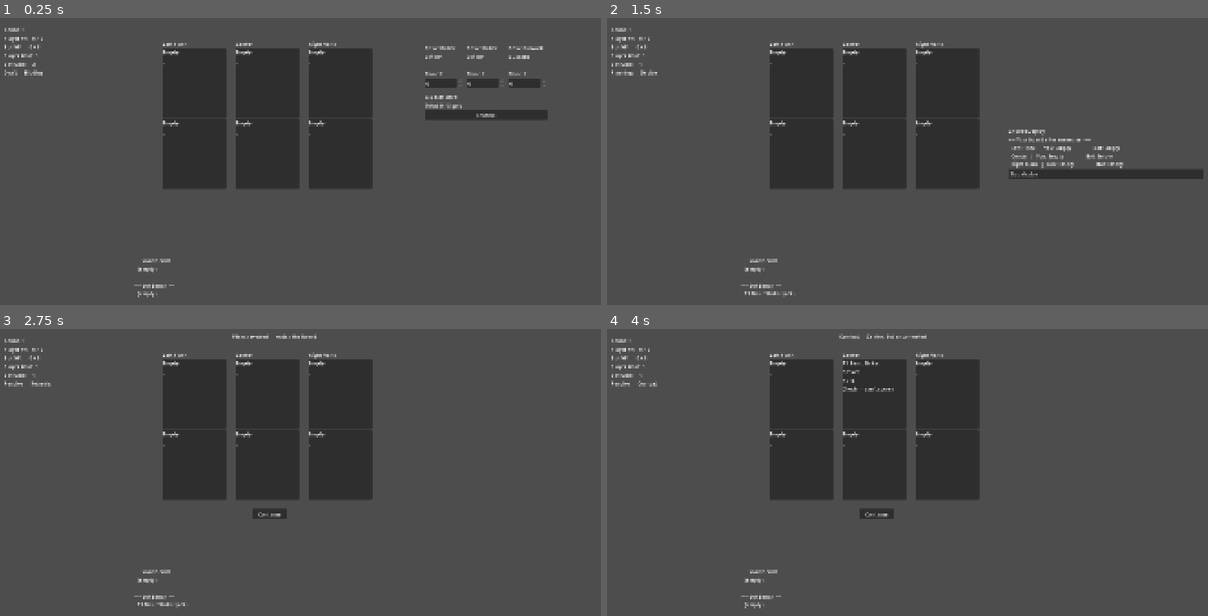
Above: before the commit, frames 1-4 (two rows, left to right).
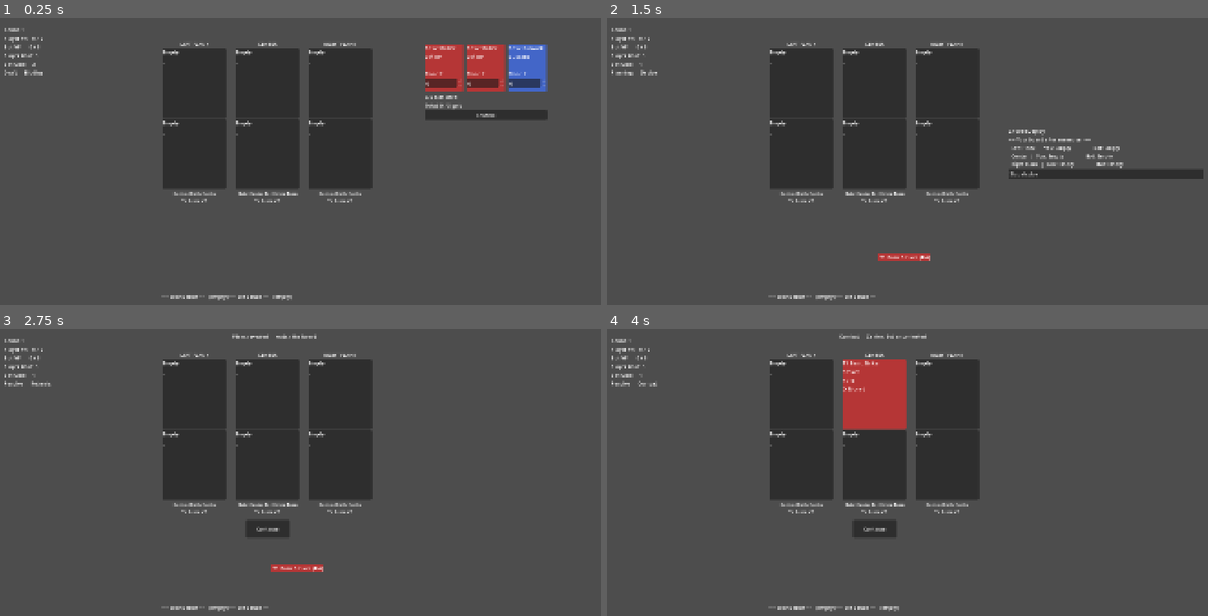
Above: after the commit, the same moments.

Repository: ReeseHerron/PocketTeactics
Game: Godot game, scene res://scenes/Main.tscn
Same seed, same stepped clock (60 frames per second), same inputs: the game is played once before the commit and once after it. This scene is started directly instead of the project's main scene.
Inputs:
- Up to frame 1 (0.25 s): no input
- Up to frame 2 (1.5 s): click "Confirm" at 0.5 s; click "Skip (do nothing)" at 1.25 s
- Up to frame 3 (2.75 s): click "Skip deploy" at 2 s
- Up to frame 4 (4 s): click "Continue" at 2.75 s; click "Continue" at 3.5 s

The runs differ from the first frame. In frame 1, 4.1% of the frame differs, in the area x 22-92%, y 7-99%; in frame 2, 1.1%; in frame 3, 1.6%; in frame 4, 4.0%.

Commit message:
Color Version

Diff:
--- a/lane-battler/autoload/EventBus.gd
+++ b/lane-battler/autoload/EventBus.gd
@@ -37,6 +37,7 @@
 # ── Board / Bench ────────────────────────────────────────────────────────────
 signal board_changed()
 signal bench_changed(player_id: int)
+signal unit_benched(player_id: int)
 
 
 # ── Combat / Resolution ──────────────────────────────────────────────────────
--- a/lane-battler/autoload/RoundManager.gd
+++ b/lane-battler/autoload/RoundManager.gd
@@ -56,6 +56,7 @@
 	_action_executor = ActionExecutor.new()
 	_economy_manager = EconomyManager.new()
 	_bot            = Bot.new()
+	EventBus.unit_benched.connect(_on_unit_benched)
 
 
 func start_match(roster_a: Array, roster_b: Array) -> void:
@@ -155,6 +156,7 @@
 			var new_unit := UnitInstance.new(unit_data, winner)
 			GameState.bench[winner].append(new_unit)
 			EventBus.bench_changed.emit(winner)
+			EventBus.unit_benched.emit(winner)
 
 		results.append({
 			"unit_index": i,
@@ -415,6 +417,22 @@
 
 
 # ── Player submission functions (called by UI) ────────────────────────────────
+func _on_unit_benched(player_id: int) -> void:
+	_try_fuse(player_id)
+
+
+func _try_fuse(player_id: int) -> void:
+	var events: Array = _fusion_checker.check_and_fuse(player_id)
+	for e in events:
+		var who: String = "Player" if e.player_id == 0 else "Bot"
+		print("  FUSION: %s fused %s + %s + %s → %s" % [
+			who,
+			e.consumed[0].display_str(),
+			e.consumed[1].display_str(),
+			e.consumed[2].display_str(),
+			e.result.display_str(),
+		])
+
 func submit_continue() -> void:
 	call_deferred("advance")
 
--- a/lane-battler/data/units/UnitData.gd
+++ b/lane-battler/data/units/UnitData.gd
@@ -59,6 +59,12 @@
 
 
 # ── Helpers ───────────────────────────────────────────────────────────────────
+func get_color() -> Color:
+	match unit_type:
+		UnitType.STRIKER:   return Color(0.71, 0.212, 0.21, 1.0)
+		UnitType.BULWARK:   return Color(0.263, 0.399, 0.784, 1.0)
+		UnitType.TACTICIAN: return Color(0.217, 0.631, 0.357, 1.0)
+	return Color(0.2, 0.2, 0.2)
 
 func get_max_might() -> int:
 	if base_might > 0:
@@ -66,7 +72,7 @@
 	# Fallback in case base_might wasn't set in the inspector.
 	match tier:
 		1: return 4
-		2: return 6
+		2: return 7
 		3: return 10
 	return 4
 
--- a/lane-battler/data/units/t2_basic_bulwark.tres
+++ b/lane-battler/data/units/t2_basic_bulwark.tres
@@ -9,6 +9,6 @@
 display_name = "Basic Bulwark"
 unit_type = 2
 tier = 2
-base_might = 6
+base_might = 7
 floor_cost = 3
 metadata/_custom_type_script = "uid://c2jkvnhuwwiy3"
--- a/lane-battler/data/units/t2_basic_striker.tres
+++ b/lane-battler/data/units/t2_basic_striker.tres
@@ -8,6 +8,6 @@
 fusion_group_id = 1
 display_name = "Basic Striker"
 tier = 2
-base_might = 6
+base_might = 7
 floor_cost = 3
 metadata/_custom_type_script = "uid://c2jkvnhuwwiy3"
--- a/lane-battler/data/units/t2_basic_tactician.tres
+++ b/lane-battler/data/units/t2_basic_tactician.tres
@@ -9,6 +9,6 @@
 display_name = "Basic Tactician"
 unit_type = 1
 tier = 2
-base_might = 6
+base_might = 7
 floor_cost = 3
 metadata/_custom_type_script = "uid://c2jkvnhuwwiy3"
--- a/lane-battler/scenes/Main.tscn
+++ b/lane-battler/scenes/Main.tscn
@@ -66,7 +66,8 @@
 
 [node name="LaneLabel" type="Label" parent="BoardPanel/HBoxContainer/LaneLeft" unique_id=88514713]
 layout_mode = 2
-text = "Left Flank"
+text = "LEFT FLANK"
+horizontal_alignment = 1
 
 [node name="BotSlot" parent="BoardPanel/HBoxContainer/LaneLeft" unique_id=1139924275 instance=ExtResource("4_c01mt")]
 layout_mode = 2
@@ -74,12 +75,20 @@
 [node name="PlayerSlot" parent="BoardPanel/HBoxContainer/LaneLeft" unique_id=1379063949 instance=ExtResource("4_c01mt")]
 layout_mode = 2
 
+[node name="ScoringLabel" type="Label" parent="BoardPanel/HBoxContainer/LaneLeft" unique_id=1313592164]
+layout_mode = 2
+theme_override_font_sizes/font_size = 14
+text = "Control Both Flanks
+To Score VP"
+horizontal_alignment = 1
+
 [node name="LaneCenter" type="VBoxContainer" parent="BoardPanel/HBoxContainer" unique_id=158395244]
 layout_mode = 2
 
 [node name="LaneLabel" type="Label" parent="BoardPanel/HBoxContainer/LaneCenter" unique_id=99142128]
 layout_mode = 2
-text = "Center"
+text = "CENTER"
+horizontal_alignment = 1
 
 [node name="BotSlot" parent="BoardPanel/HBoxContainer/LaneCenter" unique_id=913628350 instance=ExtResource("4_c01mt")]
 layout_mode = 2
@@ -87,12 +96,20 @@
 [node name="PlayerSlot" parent="BoardPanel/HBoxContainer/LaneCenter" unique_id=2145290271 instance=ExtResource("4_c01mt")]
 layout_mode = 2
 
+[node name="ScoringLabel" type="Label" parent="BoardPanel/HBoxContainer/LaneCenter" unique_id=1099294139]
+layout_mode = 2
+theme_override_font_sizes/font_size = 14
+text = "Hold Center For Entire Turn
+To Score VP"
+horizontal_alignment = 1
+
 [node name="LaneRight" type="VBoxContainer" parent="BoardPanel/HBoxContainer" unique_id=1451257178]
 layout_mode = 2
 
 [node name="LaneLabel" type="Label" parent="BoardPanel/HBoxContainer/LaneRight" unique_id=1794426401]
 layout_mode = 2
-text = "Right Flank"
+text = "RIGHT FLANK"
+horizontal_alignment = 1
 
 [node name="BotSlot" parent="BoardPanel/HBoxContainer/LaneRight" unique_id=471384637 instance=ExtResource("4_c01mt")]
 layout_mode = 2
@@ -100,16 +117,21 @@
 [node name="PlayerSlot" parent="BoardPanel/HBoxContainer/LaneRight" unique_id=1192983395 instance=ExtResource("4_c01mt")]
 layout_mode = 2
 
+[node name="ScoringLabel" type="Label" parent="BoardPanel/HBoxContainer/LaneRight" unique_id=658065571]
+layout_mode = 2
+theme_override_font_sizes/font_size = 14
+text = "Control Both Flanks
+To Score VP"
+horizontal_alignment = 1
+
 [node name="BenchPanel" type="HBoxContainer" parent="." unique_id=1970121094]
-layout_mode = 0
-offset_left = 439.0
-offset_top = 597.0
-offset_right = 1278.0
-offset_bottom = 1046.0
+custom_minimum_size = Vector2(400, 20)
+layout_mode = 0
+offset_left = 525.0
+offset_top = 747.0
+offset_right = 1205.0
+offset_bottom = 1018.0
 script = ExtResource("5_nxtc6")
-
-[node name="Label" type="Label" parent="BenchPanel" unique_id=543916949]
-layout_mode = 2
 
 [node name="DraftPanel" type="VBoxContainer" parent="." unique_id=810661047]
 layout_mode = 0
@@ -123,62 +145,104 @@
 layout_mode = 2
 theme_override_constants/separation = 12
 
-[node name="Card0" type="VBoxContainer" parent="DraftPanel/CardsRow" unique_id=2063518479]
+[node name="Card0" type="Panel" parent="DraftPanel/CardsRow" unique_id=1642606463]
 custom_minimum_size = Vector2(120, 150)
 layout_mode = 2
 
 [node name="NameLabel" type="Label" parent="DraftPanel/CardsRow/Card0" unique_id=48332921]
-layout_mode = 2
+layout_mode = 0
+offset_right = 120.0
+offset_bottom = 23.0
 
 [node name="TypeLabel" type="Label" parent="DraftPanel/CardsRow/Card0" unique_id=1575463173]
-layout_mode = 2
+layout_mode = 0
+offset_top = 27.0
+offset_right = 120.0
+offset_bottom = 50.0
 
 [node name="TierLabel" type="Label" parent="DraftPanel/CardsRow/Card0" unique_id=1686265940]
-layout_mode = 2
+layout_mode = 0
+offset_top = 54.0
+offset_right = 120.0
+offset_bottom = 77.0
 
 [node name="CostLabel" type="Label" parent="DraftPanel/CardsRow/Card0" unique_id=853134155]
-layout_mode = 2
+layout_mode = 0
+offset_top = 81.0
+offset_right = 120.0
+offset_bottom = 104.0
 
 [node name="Bid0" type="SpinBox" parent="DraftPanel/CardsRow/Card0" unique_id=1888729481]
-layout_mode = 2
-
-[node name="Card1" type="VBoxContainer" parent="DraftPanel/CardsRow" unique_id=1146136972]
+layout_mode = 0
+offset_top = 108.0
+offset_right = 120.0
+offset_bottom = 139.0
+
+[node name="Card1" type="Panel" parent="DraftPanel/CardsRow" unique_id=2095515332]
 custom_minimum_size = Vector2(120, 150)
 layout_mode = 2
 
 [node name="NameLabel" type="Label" parent="DraftPanel/CardsRow/Card1" unique_id=1095583560]
-layout_mode = 2
+layout_mode = 0
+offset_right = 120.0
+offset_bottom = 23.0
 
 [node name="TypeLabel" type="Label" parent="DraftPanel/CardsRow/Card1" unique_id=516451317]
-layout_mode = 2
+layout_mode = 0
+offset_top = 27.0
+offset_right = 120.0
+offset_bottom = 50.0
 
 [node name="TierLabel" type="Label" parent="DraftPanel/CardsRow/Card1" unique_id=567429125]
-layout_mode = 2
+layout_mode = 0
+offset_top = 54.0
+offset_right = 120.0
+offset_bottom = 77.0
 
 [node name="CostLabel" type="Label" parent="DraftPanel/CardsRow/Card1" unique_id=1157665383]
-layout_mode = 2
+layout_mode = 0
+offset_top = 81.0
+offset_right = 120.0
+offset_bottom = 104.0
 
 [node name="Bid1" type="SpinBox" parent="DraftPanel/CardsRow/Card1" unique_id=912608751]
-layout_mode = 2
-
-[node name="Card2" type="VBoxContainer" parent="DraftPanel/CardsRow" unique_id=1055956778]
+layout_mode = 0
+offset_top = 108.0
+offset_right = 120.0
+offset_bottom = 139.0
+
+[node name="Card2" type="Panel" parent="DraftPanel/CardsRow" unique_id=1152661466]
 custom_minimum_size = Vector2(120, 150)
 layout_mode = 2
 
 [node name="NameLabel" type="Label" parent="DraftPanel/CardsRow/Card2" unique_id=155036293]
-layout_mode = 2
+layout_mode = 0
+offset_right = 120.0
+offset_bottom = 23.0
 
 [node name="TypeLabel" type="Label" parent="DraftPanel/CardsRow/Card2" unique_id=900902650]
-layout_mode = 2
+layout_mode = 0
+offset_top = 27.0
+offset_right = 120.0
+offset_bottom = 50.0
 
 [node name="TierLabel" type="Label" parent="DraftPanel/CardsRow/Card2" unique_id=118803168]
-layout_mode = 2
+layout_mode = 0
+offset_top = 54.0
+offset_right = 120.0
+offset_bottom = 77.0
 
 [node name="CostLabel" type="Label" parent="DraftPanel/CardsRow/Card2" unique_id=894566365]
-layout_mode = 2
+layout_mode = 0
+offset_top = 81.0
+offset_right = 120.0
+offset_bottom = 104.0
 
 [node name="Bid2" type="SpinBox" parent="DraftPanel/CardsRow/Card2" unique_id=1605346446]
-layout_mode = 2
+layout_mode = 0
+offset_top = 108.0
+offset_right = 120.0
+offset_bottom = 139.0
 
 [node name="BidsUsedLabel" type="Label" parent="DraftPanel" unique_id=777419184]
 layout_mode = 2
@@ -224,10 +288,10 @@
 [node name="MatchOverLabel" type="Label" parent="." unique_id=440129407]
 visible = false
 layout_mode = 0
-offset_left = 484.0
-offset_top = 302.0
-offset_right = 524.0
-offset_bottom = 325.0
+offset_left = 811.0
+offset_top = 21.0
+offset_right = 906.0
+offset_bottom = 58.0
 
 [node name="StepLabel" type="Label" parent="." unique_id=2035947046]
 visible = false
@@ -240,8 +304,8 @@
 [node name="ContinueBtn" type="Button" parent="." unique_id=493335789]
 visible = false
 layout_mode = 0
-offset_left = 811.0
-offset_top = 571.0
-offset_right = 919.0
-offset_bottom = 605.0
+offset_left = 790.0
+offset_top = 606.0
+offset_right = 928.0
+offset_bottom = 663.0
 text = "Continue"
--- a/lane-battler/scenes/ui/BenchPanel.gd
+++ b/lane-battler/scenes/ui/BenchPanel.gd
@@ -1,13 +1,7 @@
 # src/BenchPanel.gd
-# Displays both benches in clearly separated sections.
-# No scene changes needed — one Label child is enough.
-#
-# Expected scene tree:
-#   BenchPanel (HBoxContainer)
-#   └── Label
+# Displays both benches as color-coded unit cards, created dynamically on refresh.
+# The scene only needs the root VBoxContainer — no Label child required.
 extends HBoxContainer
-
-@onready var label: Label = $Label
 
 
 func _ready() -> void:
@@ -16,16 +10,42 @@
 
 
 func refresh() -> void:
-	var player_lines: Array = ["── Your Bench ──"]
-	for unit in GameState.bench[0]:
-		player_lines.append("  " + unit.display_str())
-	if GameState.bench[0].is_empty():
-		player_lines.append("  (empty)")
+	# Clear all existing children
+	for child in get_children():
+		child.queue_free()
 
-	var bot_lines: Array = ["── Bot Bench ──"]
-	for unit in GameState.bench[1]:
-		bot_lines.append("  " + unit.display_str())
-	if GameState.bench[1].is_empty():
-		bot_lines.append("  (empty)")
+	_add_section("── Your Bench ──", 0)
+	_add_section("── Bot Bench ──",  1)
 
-	label.text = "\n".join(player_lines) + "\n\n" + "\n".join(bot_lines)
+
+# ── Internal ──────────────────────────────────────────────────────────────────
+
+func _add_section(title: String, player_id: int) -> void:
+	var header := Label.new()
+	header.text = title
+	add_child(header)
+
+	if GameState.bench[player_id].is_empty():
+		var empty := Label.new()
+		empty.text = "  (empty)"
+		add_child(empty)
+	else:
+		for unit in GameState.bench[player_id]:
+			_add_unit_card(unit)
+
+
+func _add_unit_card(unit: UnitInstance) -> void:
+	var panel := PanelContainer.new()
+	panel.size_flags_vertical = Control.SIZE_SHRINK_BEGIN
+	var style := StyleBoxFlat.new()
+	style.bg_color                  = unit.data.get_color()
+	style.corner_radius_top_left    = 4
+	style.corner_radius_top_right   = 4
+	style.corner_radius_bottom_left  = 4
+	style.corner_radius_bottom_right = 4
+	panel.add_theme_stylebox_override("panel", style)
+
+	var lbl := Label.new()
+	lbl.text = "  " + unit.display_str()
+	panel.add_child(lbl)
+	add_child(panel)
--- a/lane-battler/scenes/ui/BoardSlot.gd
+++ b/lane-battler/scenes/ui/BoardSlot.gd
@@ -18,6 +18,8 @@
 
 
 func setup(unit: UnitInstance, lane: int, is_bot: bool) -> void:
+	_apply_color(unit)
+
 	if unit == null:
 		name_label.text  = "Empty"
 		type_label.text  = "_"
@@ -31,8 +33,17 @@
 	might_label.text = "%d / %d" % [unit.current_might, unit.data.get_max_might()]
 
 	if unit.is_fresh:
-		fresh_label.text = "(fresh — can't score)"
+		fresh_label.text = "⟳ Moved"
 
 	else:
-		fresh_label.text = "★ Established"
+		fresh_label.text = "★ Holding"
 	fresh_label.show()
+
+func _apply_color(unit: UnitInstance) -> void:
+	var style := StyleBoxFlat.new()
+	style.bg_color = unit.data.get_color() if unit != null else Color(0.18, 0.18, 0.18)
+	style.corner_radius_top_left    = 4
+	style.corner_radius_top_right   = 4
+	style.corner_radius_bottom_left  = 4
+	style.corner_radius_bottom_right = 4
+	add_theme_stylebox_override("panel", style)
--- a/lane-battler/scenes/ui/DraftPanel.gd
+++ b/lane-battler/scenes/ui/DraftPanel.gd
@@ -26,6 +26,13 @@
 		card.get_node("NameLabel").text = unit.display_name
 		card.get_node("TypeLabel").text = unit.get_type_name()
 		card.get_node("CostLabel").text = "Floor: %d" % unit.floor_cost
+		var style := StyleBoxFlat.new()
+		style.bg_color                   = unit.get_color()
+		style.corner_radius_top_left     = 4
+		style.corner_radius_top_right    = 4
+		style.corner_radius_bottom_left  = 4
+		style.corner_radius_bottom_right = 4
+		card.add_theme_stylebox_override("panel", style)
 		bid_inputs[i].value = 0
 		bid_inputs[i].min_value = 0
 		bid_inputs[i].max_value = GameState.gold[0]
--- a/lane-battler/src/ActionExecutor.gd
+++ b/lane-battler/src/ActionExecutor.gd
@@ -86,6 +86,7 @@
 			# v4: retreat does NOT heal. Bench recovery heals at round start.
 			GameState.bench[player_id].append(unit)
 			EventBus.bench_changed.emit(player_id)
+			EventBus.unit_benched.emit(player_id)
 			print("    %s retreats %s from lane %d" % [
 				"Player" if player_id == 0 else "Bot",
 				unit.display_str(), lane
--- a/lane-battler/src/ActionPanel.gd
+++ b/lane-battler/src/ActionPanel.gd
@@ -49,6 +49,8 @@
 
 
 # ── Option builders ───────────────────────────────────────────────────────────
+func _unit_label(unit: UnitInstance) -> String:
+	return "T%d %s" % [unit.data.tier, unit.data.display_name]
 
 func _build_maneuver_options() -> void:
 	# SKIP — always available
@@ -64,7 +66,7 @@
 		var captured_unit := unit
 		var captured_lane := lane
 		_add_button(
-			"Retreat  %s  from %s" % [unit.data.display_name, _lane_name(lane)],
+			"Retreat  %s  from %s" % [_unit_label(unit), _lane_name(lane)],
 			func():
 				_submit_maneuver({
 					"type": ActionExecutor.ManeuverType.RETREAT,
@@ -88,7 +90,7 @@
 			var captured_to   : int = adj
 			_add_button(
 				"Shift  %s:  %s → %s" % [
-					unit.data.display_name,
+					_unit_label(unit),
 					_lane_name(lane),
 					_lane_name(adj)
 				],
@@ -107,7 +109,7 @@
 				var captured_unit : UnitInstance = unit
 				var captured_lane := lane
 				_add_button(
-					"Muster  %s  to %s" % [unit.data.display_name, _lane_name(lane)],
+					"Muster  %s  to %s" % [_unit_label(unit), _lane_name(lane)],
 					func():
 						_submit_maneuver({
 							"type":        ActionExecutor.ManeuverType.MUSTER,
@@ -139,7 +141,7 @@
 			var captured_unit : UnitInstance = unit
 			var captured_lane := lane
 			_add_button(
-				"Deploy  %s  to %s" % [unit.data.display_name, _lane_name(lane)],
+				"Deploy  %s  to %s" % [_unit_label(unit), _lane_name(lane)],
 				func():
 					_submit_deploy({
 						"type":        ActionExecutor.DeployType.DEPLOY,
--- a/lane-battler/src/CombatResolver.gd
+++ b/lane-battler/src/CombatResolver.gd
@@ -1,18 +1,11 @@
 # src/CombatResolver.gd
-# Resolves combat in a single lane and determines the claimant.
+# Resolves combat in a single lane and determines gold and VP outcomes.
 #
-# v4 Fresh Unit Claim Rule:
-#   Established unit, uncontested lane  → claims
-#   Established unit, wins combat       → claims
-#   Fresh unit, uncontested lane        → claims
-#   Fresh unit, wins combat             → does NOT claim this round
+# Gold:   any sole surviving unit earns +1 gold (all lanes)
+# VP:     Center — unit must be established (is_fresh == false, held position all turn)
+#         Flanks — any sole unit earns flank VP regardless of freshness
 #
-# "Fresh" = unit.is_fresh is true (set when deployed/mustered this round).
-
-# Gold:  any sole surviving unit earns its owner +1 gold
-# VP:    established unit always; fresh unit only if lane was uncontested
-#
-# "Fresh" = unit.is_fresh is true (deployed, mustered, or shifted this round).
+# "Fresh" = unit.is_fresh is true (set when deployed, mustered, or shifted this round).
 class_name CombatResolver
 extends RefCounted
 
@@ -67,26 +60,34 @@
 		entry["destroyed_b"] = true
 
 	# ── Determine gold_winner and vp_eligible ────────────────────────────────
-	#   Established + no combat   → gold + VP
-	#   Established + wins combat → gold + VP
-	#   Fresh + no combat         → gold + VP   (shifted/deployed into empty lane)
-	#   Fresh + wins combat       → gold only   (moved into resistance, not held)
+	# Gold:   any sole surviving unit earns +1 gold (all lanes, always)
+	# VP:     Center (lane 1) — must be established (is_fresh == false)
+	#         Flanks (lane 0/2) — any sole unit counts toward both-flank bonus
 	if entry["combat"]:
 		if a_alive and not b_alive:
 			entry["gold_winner"] = 0
-			entry["vp_eligible"] = -1 if unit_a.is_fresh else 0
+			entry["vp_eligible"] = _vp_eligible(unit_a, lane)
 		elif b_alive and not a_alive:
 			entry["gold_winner"] = 1
-			entry["vp_eligible"] = -1 if unit_b.is_fresh else 1
+			entry["vp_eligible"] = _vp_eligible(unit_b, lane)
+		# Both dead or both alive → no gold, no VP
 	else:
+		# Uncontested lane
 		if a_alive:
 			entry["gold_winner"] = 0
-			entry["vp_eligible"] = 0
+			entry["vp_eligible"] = _vp_eligible(unit_a, lane)
 		elif b_alive:
 			entry["gold_winner"] = 1
-			entry["vp_eligible"] = 1
+			entry["vp_eligible"] = _vp_eligible(unit_b, lane)
 
 	return entry
+
+
+func _vp_eligible(unit: UnitInstance, lane: int) -> int:
+	if lane == 1:  # Center: must have held position all turn (established)
+		return -1 if unit.is_fresh else unit.owner_id
+	else:          # Flanks: any sole unit counts
+		return unit.owner_id
 
 
 func _apply_combat(
--- a/lane-battler/src/DraftPanel.gd
+++ /dev/null
@@ -1,62 +0,0 @@
-extends Control
-
-var bid_values: Array = [0, 0, 0]   # one per card slot
-var bids_active: Array = [false, false, false]
-
-@onready var card_slots = [$Card0, $Card1, $Card2]
-@onready var bid_inputs = [$Bid0, $Bid1, $Bid2]
-@onready var bids_used_label = $BidsUsedLabel
-@onready var total_label = $TotalBidLabel
-@onready var confirm_btn = $ConfirmButton
-
-func _ready() -> void:
-	for i in range(3):
-		bid_inputs[i].value_changed.connect(_on_bid_changed.bind(i))
-	confirm_btn.pressed.connect(_on_confirm)
-
-func populate(units: Array) -> void:
-	bid_values = [0, 0, 0]
-	bids_active = [false, false, false]
-
-	for i in range(3):
-		card_slots[i].setup(units[i])
-		bid_inputs[i].min_value = 0
-		bid_inputs[i].value = 0
-		bid_inputs[i].editable = true
-
-	_refresh_ui()
-
-func _on_bid_changed(value: float, index: int) -> void:
-	bid_values[index] = int(value)
-	bids_active[index] = value >= GameState.current_draft_units[index].floor_cost
-	_refresh_ui()
-
-func _refresh_ui() -> void:
-	var active_count = bids_active.count(true)
-	bids_used_label.text = "%d/2 bids used" % active_count
-
-	var total = bid_values.reduce(func(a, b): return a + b, 0)
-	total_label.text = "Total bid: %d / %d gold" % [total, GameState.gold[0]]
-
-	# Lock third input if 2 bids already active
-	for i in range(3):
-		if active_count >= 2 and not bids_active[i]:
-			bid_inputs[i].editable = false
-		else:
-			bid_inputs[i].editable = true
-
-	# Validate confirm
-	var valid = true
-	if total > GameState.gold[0]: valid = false
-	for i in range(3):
-		if bid_values[i] > 0 and bid_values[i] < GameState.current_draft_units[i].floor_cost:
-			valid = false
-	confirm_btn.disabled = not valid
-
-func _on_confirm() -> void:
-	var bids = {}
-	for i in range(3):
-		if bid_values[i] > 0:
-			bids[i] = bid_values[i]
-	RoundManager.submit_player_bids(bids)
-	hide()
--- a/lane-battler/src/EconomyManager.gd
+++ b/lane-battler/src/EconomyManager.gd
@@ -1,5 +1,7 @@
 class_name EconomyManager
 extends RefCounted
+
+var BASE_INCOME: int = 3
 
 func apply_lane_rewards(lane_results: Array) -> void:
 	for result in lane_results:
@@ -12,5 +14,5 @@
 			GameState.add_vp(cid, result.vp_reward)
 
 func apply_base_income() -> void:
-	GameState.add_gold(0, 2)
-	GameState.add_gold(1, 2)
+	GameState.add_gold(0, BASE_INCOME)
+	GameState.add_gold(1, BASE_INCOME)
--- a/lane-battler/src/FusionChecker.gd
+++ b/lane-battler/src/FusionChecker.gd
@@ -1,50 +1,55 @@
 # src/FusionChecker.gd
-# Checks bench for fuseable pairs and produces fused units via UnitRegistry.
-# Called by RoundManager during the FUSION_CHECK phase.
+# Checks bench for fuseable triples and produces fused units via UnitRegistry.
+# Fusion requires 3 identical T1 units → 1 T2 unit.
+# T2 units do not fuse further unless a special unit type allows it in future.
 class_name FusionChecker
 extends RefCounted
 
 
 # Returns an Array of fusion event Dictionaries:
-#   { player_id, consumed: [UnitInstance, UnitInstance], result: UnitInstance }
+#   { player_id, consumed: [Unit, Unit, Unit], result: UnitInstance }
 func check_and_fuse(player_id: int) -> Array:
 	var events := []
 	var changed := true
 
-	# Loop until no more fusions are possible (handles chain fusions: T1→T2→T3).
+	# Loop until no more fusions are possible.
 	while changed:
 		changed = false
-		var all_units : Array = GameState.bench[player_id].duplicate()
 
-		for i in range(all_units.size()):
-			var unit_a: UnitInstance = all_units[i]
+		# Group eligible bench units by fusion_group_id + tier.
+		# Only T1 fuses for now; T2→T3 can be added later per unit type.
+		var groups: Dictionary = {}
+		for unit in GameState.bench[player_id]:
+			if unit.data.tier != 1 or unit.data.fusion_group_id == 0:
+				continue
+			var key: String = "%d_%d" % [unit.data.fusion_group_id, unit.data.tier]
+			if not groups.has(key):
+				groups[key] = []
+			groups[key].append(unit)
 
-			for j in range(i + 1, all_units.size()):
-				var unit_b: UnitInstance = all_units[j]
+		# Look for any group of 3+
+		for key in groups:
+			var group: Array = groups[key]
+			if group.size() < 3:
+				continue
 
-				if not unit_a.can_fuse_with(unit_b):
-					continue
+			var consumed: Array = [group[0], group[1], group[2]]
+			var fused: UnitInstance = _create_fused_unit(consumed[0], player_id)
+			if fused == null:
+				continue
 
-				var fused := _create_fused_unit(unit_a, player_id)
-				if fused == null:
-					continue  # Registry had no result (shouldn't happen; logged there)
+			for unit in consumed:
+				_remove_unit(player_id, unit)
+			_place_on_bench(player_id, fused)
 
-				_remove_unit(player_id, unit_a)
-				_remove_unit(player_id, unit_b)
-				_place_on_bench(player_id, fused)
-
-				events.append({
-					"player_id": player_id,
-					"consumed": [unit_a, unit_b],
-					"result": fused,
-				})
-
-				EventBus.fusion_occurred.emit(player_id, fused)
-				changed = true
-				break
-
-			if changed:
-				break
+			events.append({
+				"player_id": player_id,
+				"consumed":  consumed,
+				"result":    fused,
+			})
+			EventBus.fusion_occurred.emit(player_id, fused)
+			changed = true
+			break
 
 	return events
 
Not shown, removed: lane-battler/src/DraftPanel.gd.uid
